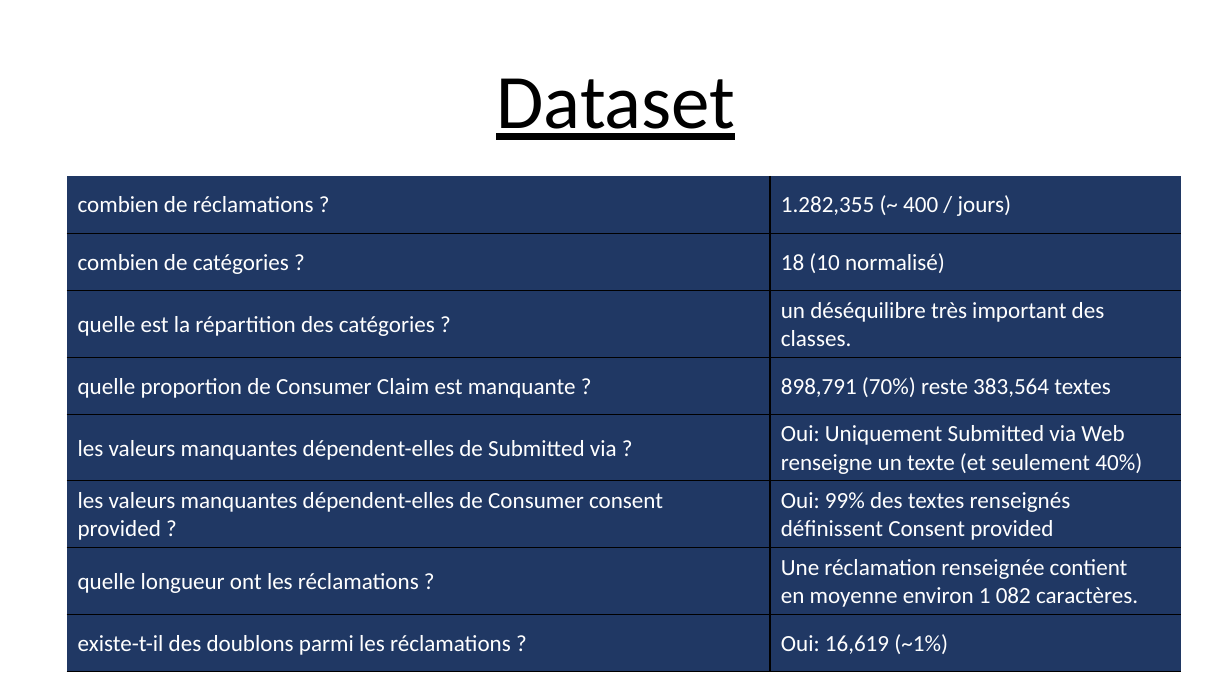
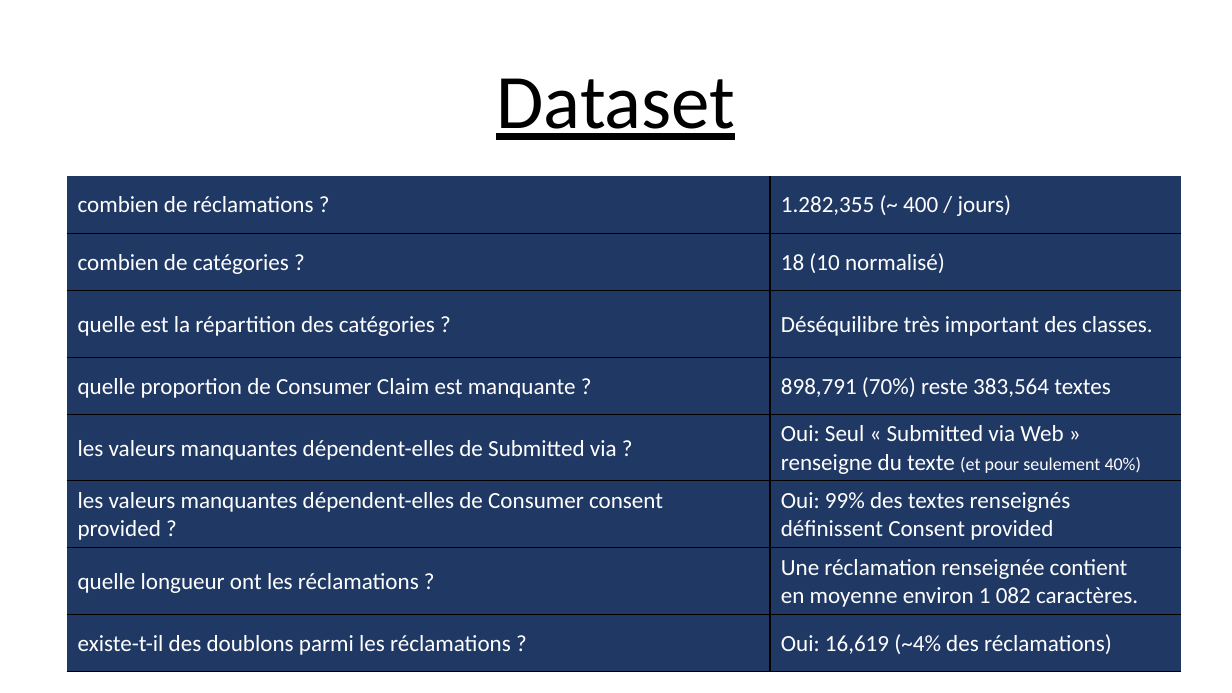
Before and after one commit to Ace4teaM/OCR-ZenAssist, a slide deck: slide 8 of Présentation.pptx (slide 9 before the commit). Drawn at 1232x693 pixels with LibreOffice and Linux fonts; fonts in the diff are those of the drawing. Boxes give left, top, right and bottom in pixels: in the first picture for what was removed or moved away, otherwise in the second. Text is boxed around its words. In the diff, an @@ line names an element or a change of style, - is before the commit and + after.

```diff
--- a/Présentation.pptx
+++ b/Présentation.pptx
@@ table at [67,176,1180,671] @@
-row 3, column 2: un déséquilibre très important des classes.
+row 3, column 2: Déséquilibre très important des classes.
-row 5, column 2: Oui: Uniquement Submitted via Web renseigne un texte (et seulement 40%)
+row 5, column 2: Oui: Seul « Submitted via Web » renseigne du texte (et pour seulement 40%)
-row 8, column 2: Oui: 16,619 (~1%)
+row 8, column 2: Oui: 16,619 (~4% des réclamations)
```
Also in this commit, not shown: 12 other slides changed, 1 slide added, 3 slides removed, 8 other files.
